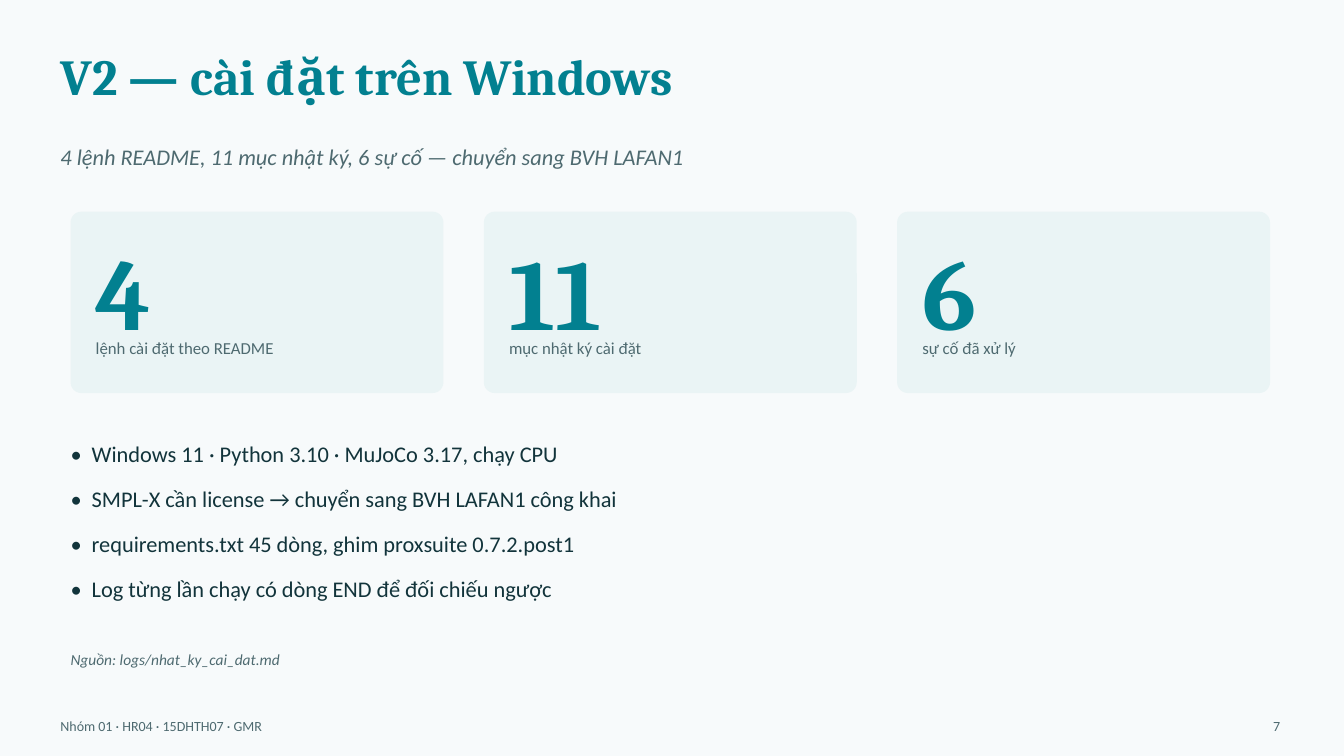
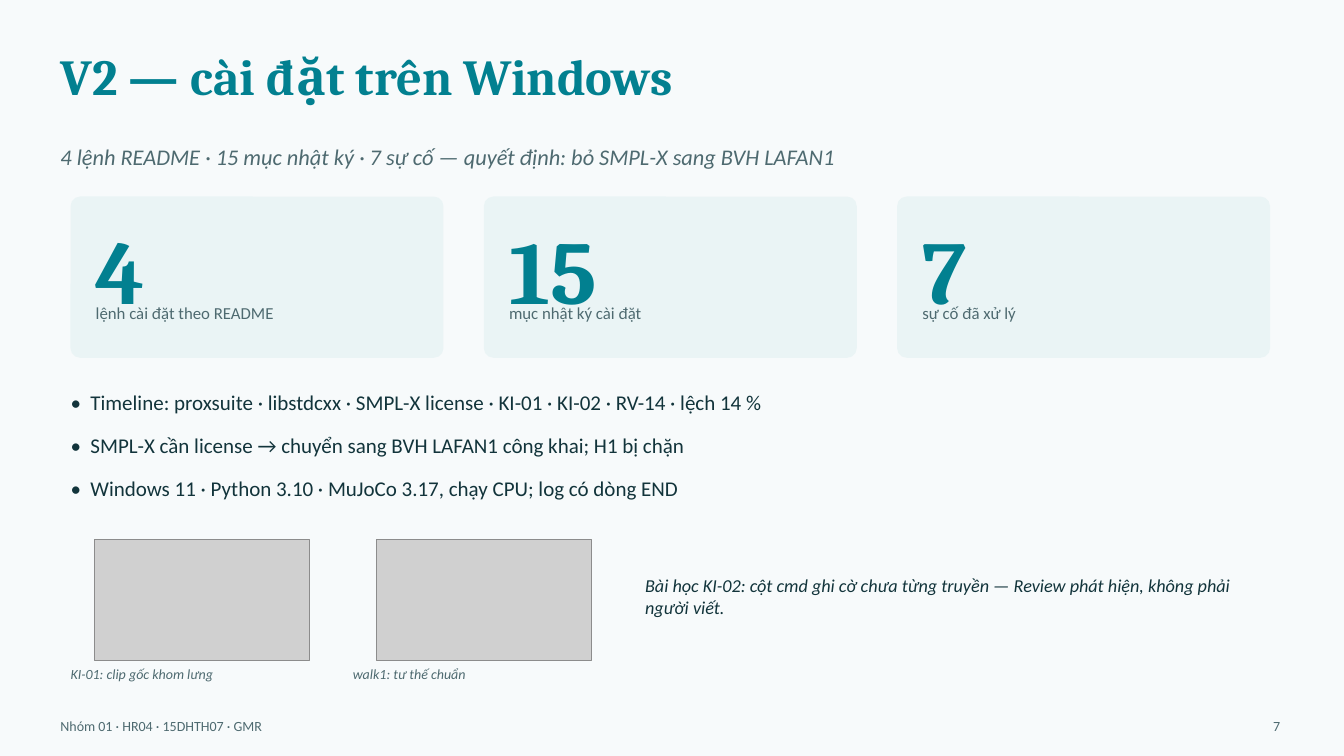
Before and after one commit to mtzwyu/GMR-Humanoid-Retargeting-Benchmark, a slide deck: slide 7 of report/slides.pptx. Drawn at 1344x756 pixels with LibreOffice and Linux fonts; fonts in the diff are those of the drawing; grey boxes stand for pictures. Boxes give left, top, right and bottom in pixels: in the first picture for what was removed or moved away, otherwise in the second. Text is boxed around its words. In the diff, an @@ line names an element or a change of style, - is before the commit and + after.

```diff
--- a/report/slides.pptx
+++ b/report/slides.pptx
@@ text at box(60, 148, 834, 169): text changed @@
-4 lệnh README, 11 mục nhật ký, 6 sự cố — chuyển sang BVH LAFAN1
+4 lệnh README · 15 mục nhật ký · 7 sự cố — quyết định: bỏ SMPL-X sang BVH LAFAN1
@@ rounded rectangle: place and size @@
-rounded rectangle at box(71, 212, 444, 393)
+rounded rectangle at box(71, 197, 444, 358)
@@ rounded rectangle: place and size @@
-rounded rectangle at box(484, 212, 857, 393)
+rounded rectangle at box(484, 197, 857, 358)
@@ rounded rectangle: place and size @@
-rounded rectangle at box(897, 212, 1270, 393)
+rounded rectangle at box(897, 197, 1270, 358)
@@ text "4": place and size @@
-text "4" at box(96, 261, 152, 352)
+text "4" at box(96, 243, 146, 322)
@@ text "4" at box(96, 243, 146, 322): size 72 to 64 pt @@
@@ text removed at box(509, 262, 601, 352) @@
-11
@@ text added at box(509, 244, 597, 322), 64 pt, text #028090, bold @@
+15
@@ text removed at box(922, 261, 976, 352) @@
-6
@@ text added at box(922, 244, 966, 322), 64 pt, text #028090, bold @@
+7
@@ 3 texts: place and size @@
-3 texts at box(96, 341, 1015, 357)
+3 texts at box(96, 306, 1015, 322)
@@ text added at box(90, 395, 741, 500), 15 pt, text #12343B @@
+• Timeline: proxsuite · libstdcxx · SMPL-X license · KI-01 · KI-02 · RV-14 · lệch 14 %
+• SMPL-X cần license → chuyển sang BVH LAFAN1 công khai; H1 bị chặn
+• Windows 11 · Python 3.10 · MuJoCo 3.17, chạy CPU; log có dòng END
@@ text removed at box(92, 446, 617, 601) @@
-• Windows 11 · Python 3.10 · MuJoCo 3.17, chạy CPU
-• SMPL-X cần license → chuyển sang BVH LAFAN1 công khai
-• requirements.txt 45 dòng, ghim proxsuite 0.7.2.post1
-• Log từng lần chạy có dòng END để đối chiếu ngược
@@ picture added at box(94, 539, 309, 660) @@
@@ picture added at box(376, 539, 591, 660) @@
@@ text added at box(645, 578, 1230, 617), 13 pt, text #12343B, italic @@
+Bài học KI-02: cột cmd ghi cờ chưa từng truyền — Review phát hiện, không phải người viết.
@@ text removed at box(71, 653, 280, 668) @@
-Nguồn: logs/nhat_ky_cai_dat.md
@@ text added at box(71, 668, 213, 682), 10 pt, text #4E6A70, italic @@
+KI-01: clip gốc khom lưng
@@ text added at box(353, 668, 466, 679), 10 pt, text #4E6A70, italic @@
+walk1: tư thế chuẩn
```
Also in this commit, not shown: 8 other slides changed, 6 slides added, 6 slides removed, 6 other files.
